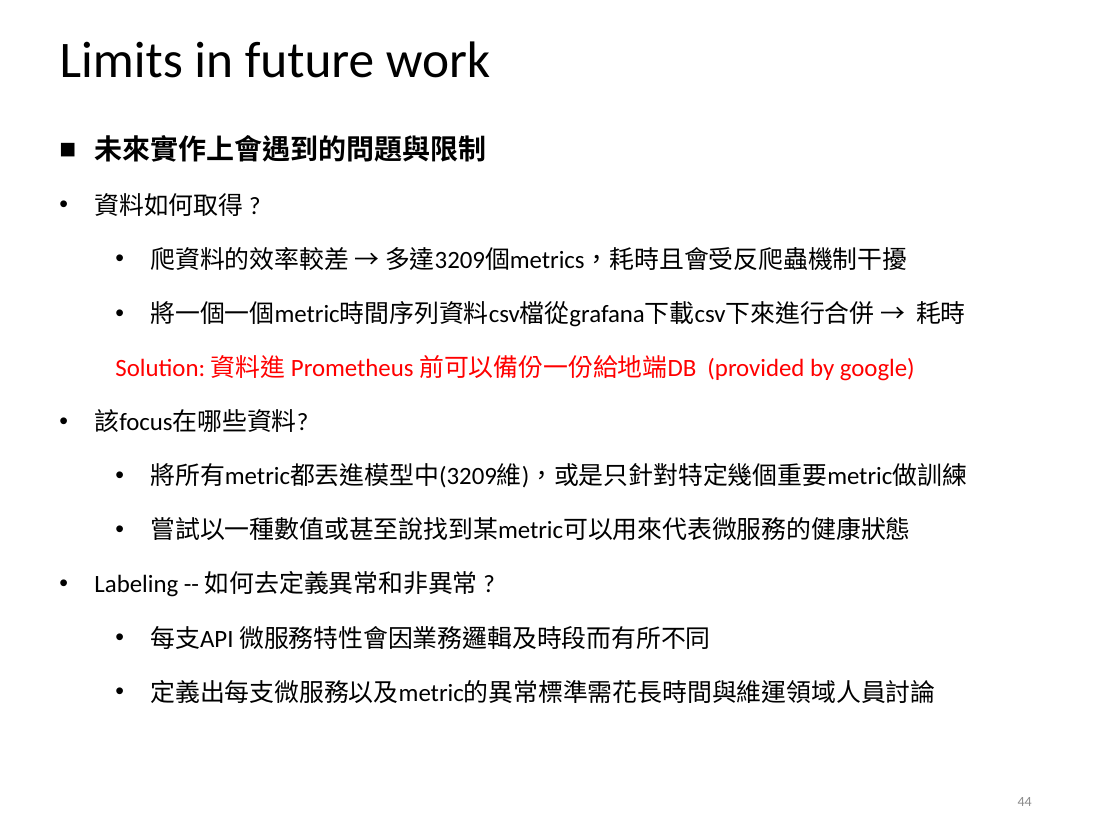
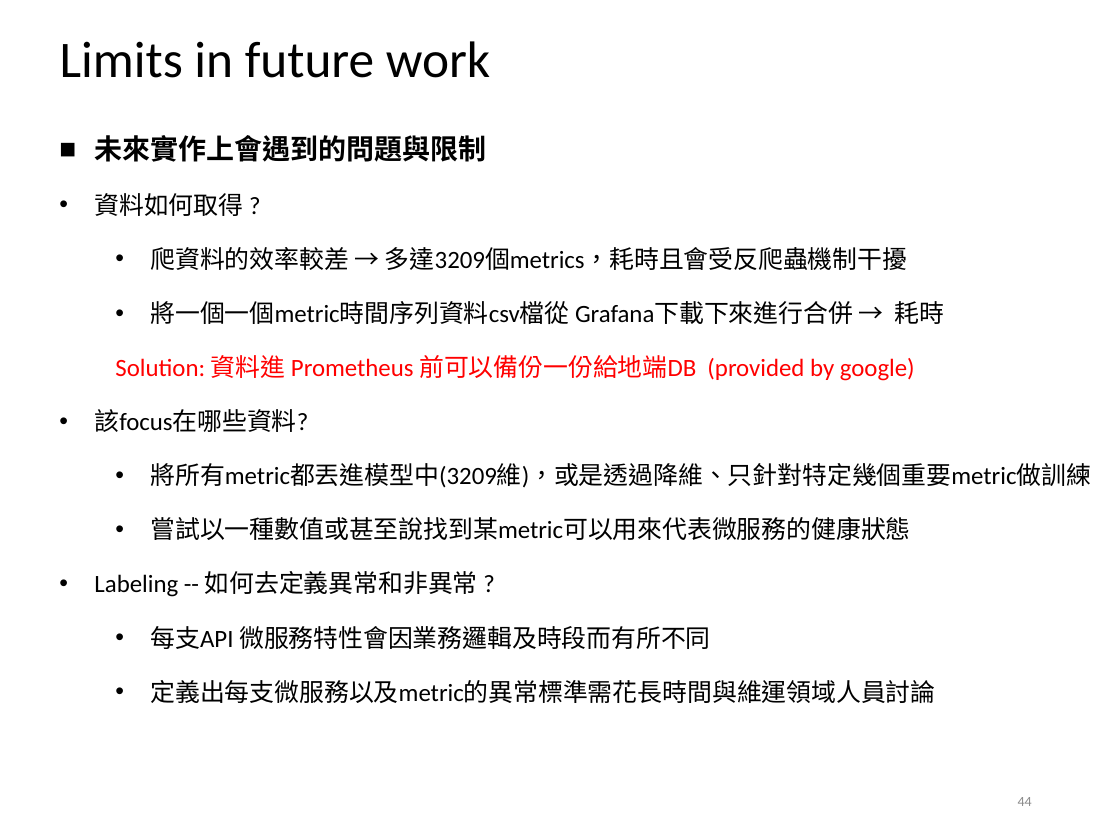
Before and after one commit to alvinyee860120/AIOps-anomaly-detection, a slide deck: slide 44 of AIOps結案報告.pptx. Drawn at 1120x840 pixels with LibreOffice and Linux fonts; fonts in the diff are those of the drawing; background and template pictures are left out. Boxes give left, top, right and bottom in pixels: in the first picture for what was removed or moved away, otherwise in the second. Text is boxed around its words. In the diff, an @@ line names an element or a change of style, - is before the commit and + after.

```diff
--- a/AIOps結案報告.pptx
+++ b/AIOps結案報告.pptx
@@ text at [150,301,945,324]: text changed @@
-  • 將一個一個metric時間序列資料csv檔從grafana下載csv下來進行合併 → 耗時
+  • 將一個一個metric時間序列資料csv檔從 Grafana下載下來進行合併 → 耗時
@@ text at [150,463,1091,488]: text changed @@
-  • 將所有metric都丟進模型中(3209維)，或是只針對特定幾個重要metric做訓練
+  • 將所有metric都丟進模型中(3209維)，或是透過降維、只針對特定幾個重要metric做訓練
```
Also in this commit, not shown: 20 other slides changed, 1 slide added.
